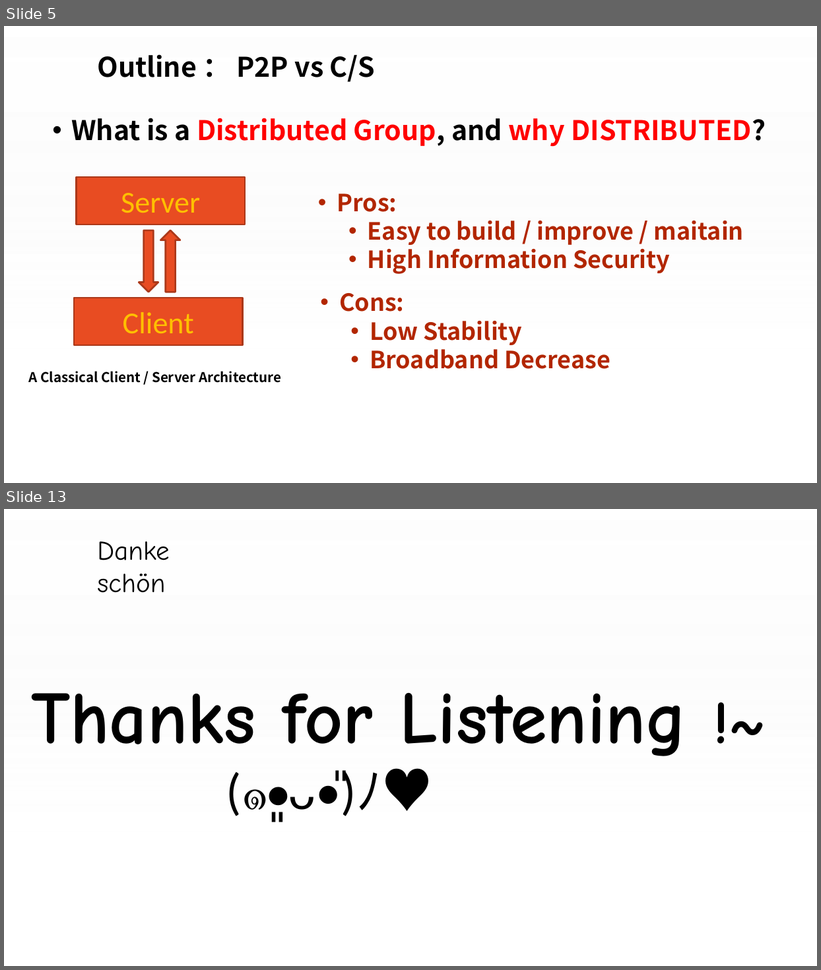
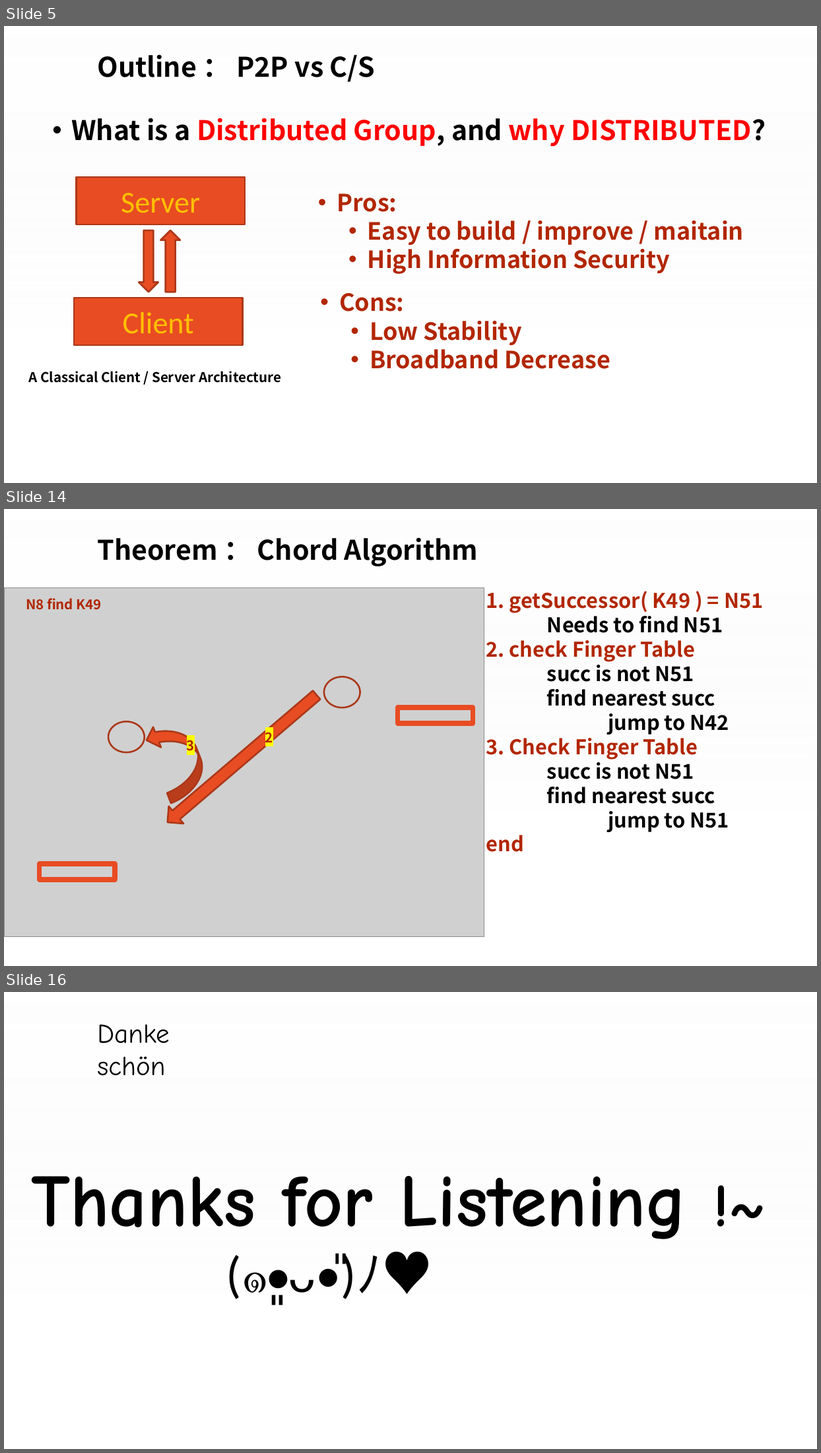
Before and after one commit to CharmingZh/Qtas, a slide deck: 第二次组会.pptx. Shown one above the other, each under a label of ours: slides 5 and 13 before the commit, slides 5, 14 and 16 after it; the slides between them are not shown. The pictures are 821x970 and 821x1453 pixels, drawn with LibreOffice and Linux fonts; fonts in the diff are those of the drawing; grey boxes stand for pictures; background and template pictures are left out. Boxes give left, top, right and bottom in pixels: in the first picture for what was removed or moved away, otherwise in the second. Text is boxed around its words. In the diff, an @@ line names an element or a change of style, - is before the commit and + after.

```diff
--- a/第二次组会.pptx
+++ b/第二次组会.pptx
@@ slide 14 added at (x1=4, y1=509, x2=817, y2=966), background picture (left out); not listed: 1 template element that a slide beside it also shows @@
@@ text added at (x1=97, y1=537, x2=478, y2=566), 32 pt, text #000000, bold @@
+Theorem ： Chord Algorithm
@@ picture added at (x1=4, y1=588, x2=484, y2=937) @@
@@ text added at (x1=26, y1=598, x2=102, y2=610), 16 pt, text #B22600, bold @@
+N8 find K49
@@ text added at (x1=486, y1=591, x2=763, y2=852), 24 pt, text #000000, bold @@
+1. getSuccessor( K49 ) = N51
+Needs to find N51
+2. check Finger Table
+succ is not N51
+find nearest succ
+jump to N42
+3. Check Finger Table
+succ is not N51
+find nearest succ
+jump to N51
+end
@@ down arrow added at (x1=160, y1=687, x2=324, y2=832), fill #E84C22, outline #AC3819 2 pt @@
@@ ellipse added at (x1=324, y1=677, x2=360, y2=708), outline #AC3819 2 pt @@
@@ ellipse added at (x1=108, y1=722, x2=145, y2=753), outline #AC3819 2 pt @@
@@ curved up arrow added at (x1=143, y1=714, x2=213, y2=804), fill #E84C22, outline #AC3819 2 pt @@
@@ rectangle added at (x1=398, y1=708, x2=473, y2=723), outline #E84C22 6 pt @@
@@ text added at (x1=187, y1=740, x2=195, y2=751), 16 pt, text #B22600, bold @@
+3
@@ text added at (x1=265, y1=732, x2=273, y2=743), 16 pt, text #B22600, bold @@
+2
@@ rectangle added at (x1=40, y1=864, x2=114, y2=880), outline #E84C22 6 pt @@
@@ what was slide 13 is now slide 16 @@
```
Also in this commit, not shown: 5 slides changed, 3 other slides added, 1 slide removed, 3 other files.
